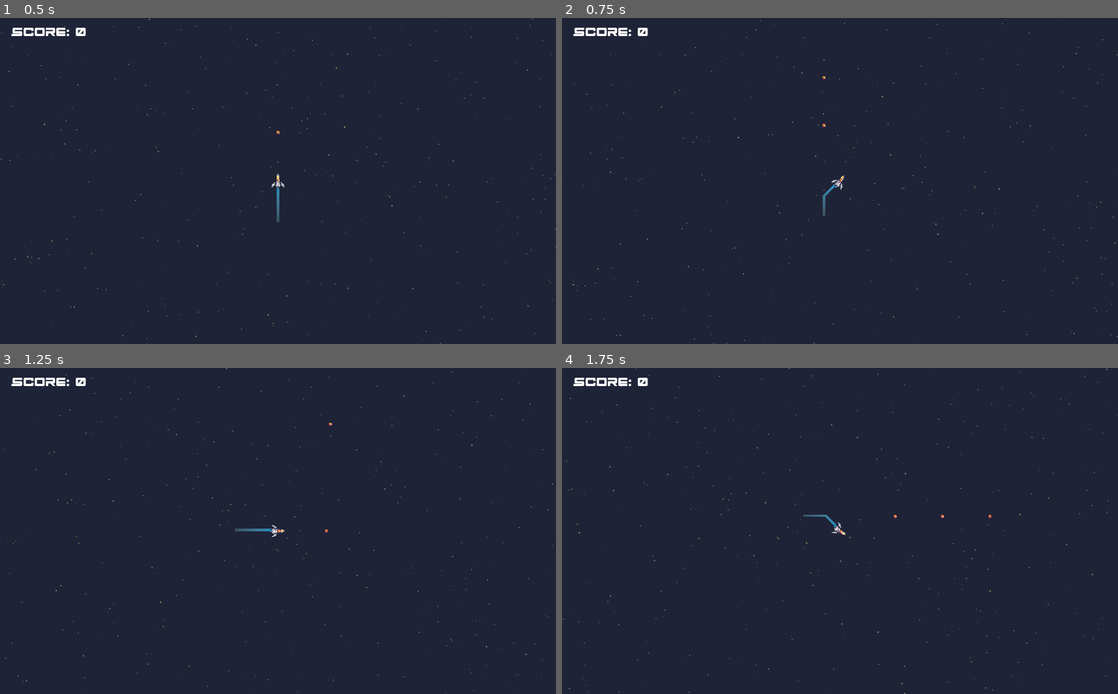
Above: before the commit, frames 1-4 (two rows, left to right).
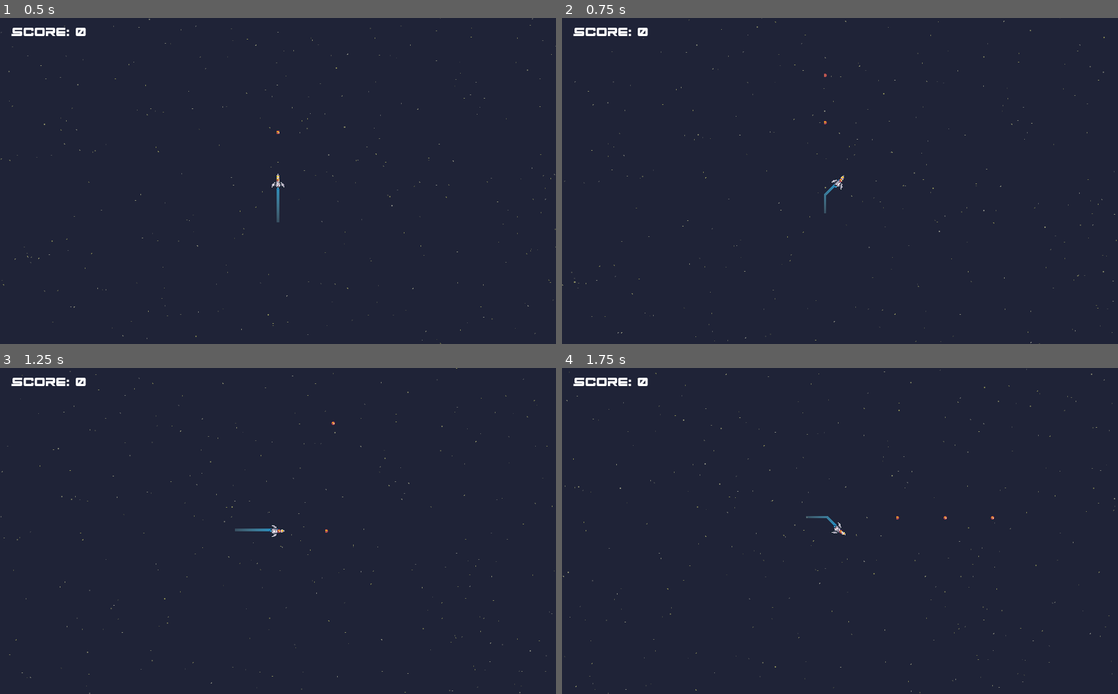
Above: after the commit, the same moments.

Repository: Nairu/GMTK-2019
Game: Godot game, scene res://Scenes/BaseLevel.tscn
The game is run twice, just before and just after one commit, with the same random seed, the same clock (stepped at 60 frames per second) and the same inputs.
Inputs:
- Up to frame 1 (0.5 s): no input
- Up to frame 2 (0.75 s): tap Enter (ui_accept) at 0.5 s
- Up to frame 3 (1.25 s): tap Enter (ui_accept) at 0.77 s
- Up to frame 4 (1.75 s): tap Enter (ui_accept) at 1.52 s

Frame 1 is identical in both runs. In frame 2, 0.4% of the frame differs, in the area x 0-100%, y 0-100%; in frame 3, 0.3%; in frame 4, 0.4%.

Commit message:
Some changes I've done, lord knows!

Diff:
--- a/Scenes/BaseLevel.tscn
+++ b/Scenes/BaseLevel.tscn
@@ -11,6 +11,7 @@
 [node name="ShipNode" parent="." instance=ExtResource( 2 )]
 position = Vector2( 501, 298 )
 top_speed = 250.0
+slow_factor = 2.5
 
 [node name="Starfield" parent="." instance=ExtResource( 3 )]
 position = Vector2( -680, -593 )
Binary file added: Sprites/wormhole-xtreme.png
